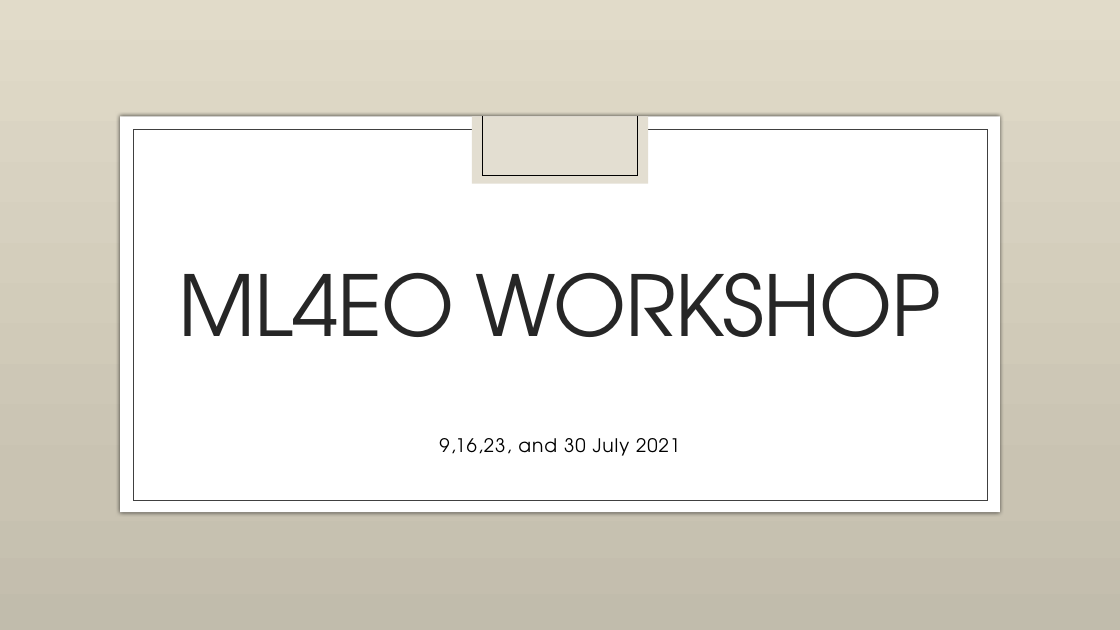
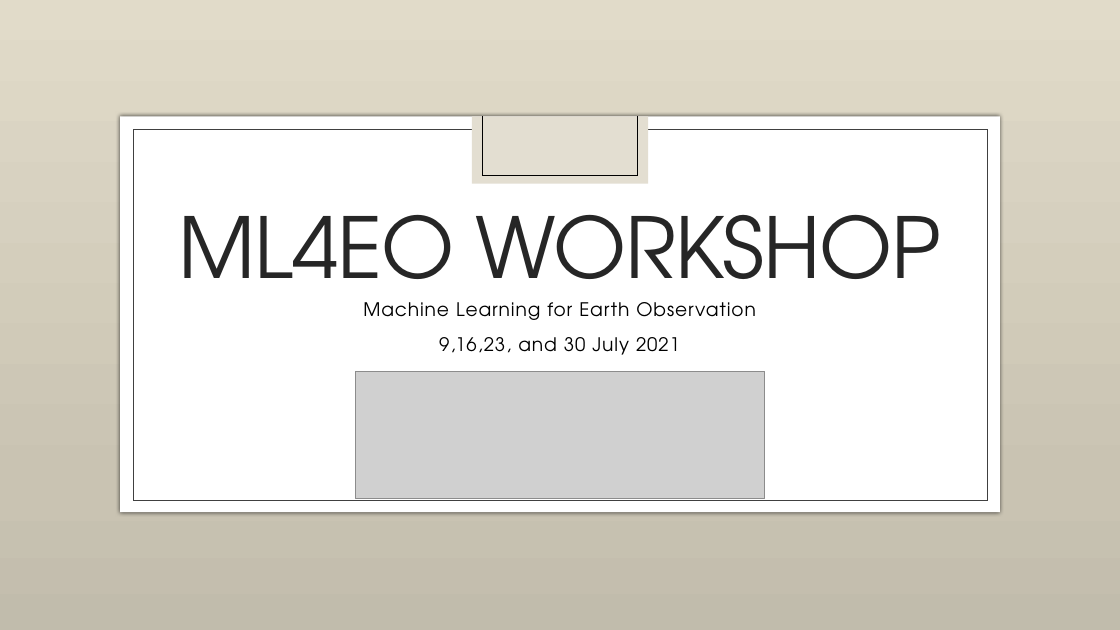
Before and after one commit to renatet/ML4EO-Resources, a slide deck: slide 1 of ML4EO Workshop.pptx. Drawn at 1120x630 pixels with LibreOffice and Linux fonts; fonts in the diff are those of the drawing; grey boxes stand for pictures; background and template pictures are left out. Boxes give left, top, right and bottom in pixels: in the first picture for what was removed or moved away, otherwise in the second. Text is boxed around its words. In the diff, an @@ line names an element or a change of style, - is before the commit and + after.

```diff
--- a/ML4EO Workshop.pptx
+++ b/ML4EO Workshop.pptx
@@ title "ML4EO WORKSHOP" rewrapped from [179, 273, 941, 337] to [179, 215, 941, 317] @@
@@ text "9,16,23, and 30 July 2021": place and size @@
-text "9,16,23, and 30 July 2021" at [439, 438, 680, 456]
+text "9,16,23, and 30 July 2021" at [439, 337, 680, 355]
@@ subtitle added at [363, 302, 756, 320], 16 pt, text #000000 @@
+Machine Learning for Earth Observation
@@ picture added at [355, 371, 765, 499] @@
```
Also in this commit, not shown: 3 other slides changed, 2 slides added.
